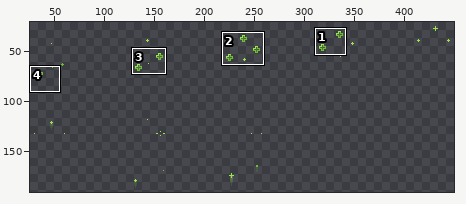
File history of a sprite sheet, sprites/particles/heal.png. The first picture is a wide view before the edit; the outline marks the close-up.
Close-up. As it was:
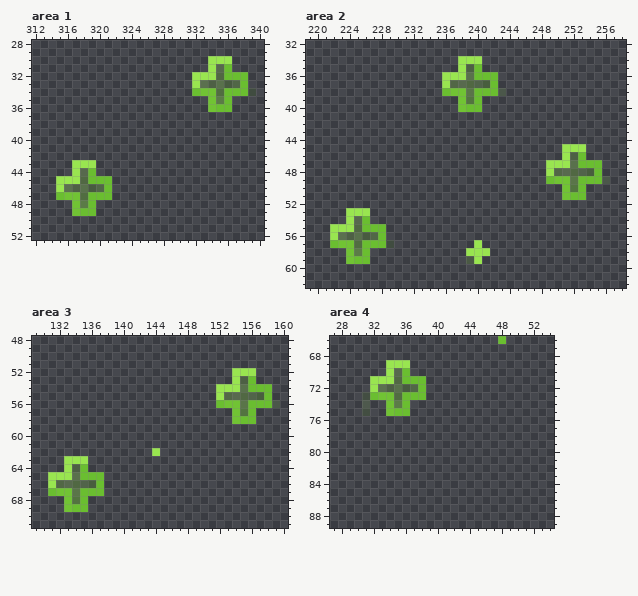
The file is 480x192 pixels. Pixels under 10% opacity are left out. Colours within 5 levels of each other are drawn and written as one. Shown: area 1: x 312..340, y 28..52; area 2: x 219..258, y 32..62; area 3: x 129..160, y 48..71; area 4: x 27..54, y 66..89. The wide view leaves out empty margins.
The same view after the edit:
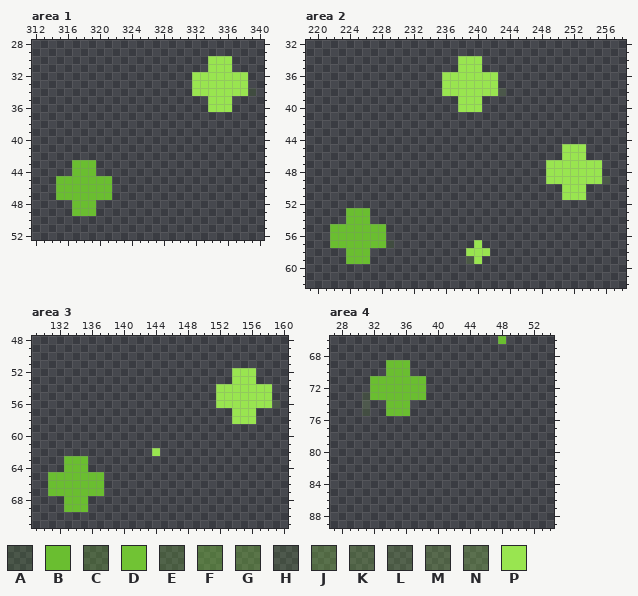
Palette (. is transparent): A #6abe3020  B #6abe30  C #70c33441  D #71c334  E #7acb3b37  F #7bcc3c63  G #82d24053  H #86d5431e  J #8ad94648  K #90dd4a39  L #99e5502c  M #99e55037  N #99e55041  P #99e550
Diff:
--- area 1
@@ x 330..340 @@
 30 ....PPP....
-31 ....PKB....
-32 ..PPPJBBB..
-33 ..PNMJECB..
-34 ..BDDGBBBA.
-35 ....DFB....
-36 ....DBB....
+31 ....PPP....
+32 ..PPPPPPP..
+33 ..PPPPPPP..
+34 ..PPPPPPPA.
+35 ....PPP....
+36 ....PPP....
 37 ...........
@@ x 313..322 @@
 42 ..........
-43 ....PPP...
-44 ....PKB...
-45 ..PPPJBBB.
-46 ..PNMJECB.
-47 ..BDDGBBB.
-48 ....DFB...
-49 ....DBB...
+43 ....BBB...
+44 ....BBB...
+45 ..BBBBBBB.
+46 ..BBBBBBB.
+47 ..BBBBBBB.
+48 ....BBB...
+49 ....BBB...
 50 ..........
--- area 2
@@ x 234..244 @@
 34 ....PPP....
-35 ....PKB....
-36 ..PPPJBBB..
-37 ..PNMJECB..
-38 ..BDDGBBBA.
-39 ....DFB....
-40 ....DBB....
+35 ....PPP....
+36 ..PPPPPPP..
+37 ..PPPPPPP..
+38 ..PPPPPPPA.
+39 ....PPP....
+40 ....PPP....
 41 ...........
@@ x 219..258 @@
 45 ................................PPP.....
-46 ................................PKB.....
-47 ..............................PPPJBBB...
-48 ..............................PNMJECB...
-49 ..............................BDDGBBBA..
-50 ................................DFB.....
-51 ................................DBB.....
+46 ................................PPP.....
+47 ..............................PPPPPPP...
+48 ..............................PPPPPPP...
+49 ..............................PPPPPPPA..
+50 ................................PPP.....
+51 ................................PPP.....
 52 ........................................
-53 .....PPP................................
-54 .....PKB................................
-55 ...PPPJBBB..............................
-56 ...PNMJECB..............................
-57 ...BDDGBBBA..........P..................
-58 .....DFB............PPP.................
-59 .....DBB............LP..................
+53 .....BBB................................
+54 .....BBB................................
+55 ...BBBBBBB..............................
+56 ...BBBBBBB..............................
+57 ...BBBBBBBA..........P..................
+58 .....BBB............PPP.................
+59 .....BBB............LP..................
 60 ........................................
--- area 3
@@ x 150..160 @@
 52 ....PPP....
-53 ....PKB....
-54 ..PPPJBBB..
-55 ..PNMJECB..
-56 ..BDDGBBBA.
-57 ....DFB....
-58 ....DBB....
+53 ....PPP....
+54 ..PPPPPPP..
+55 ..PPPPPPP..
+56 ..PPPPPPPA.
+57 ....PPP....
+58 ....PPP....
 59 ...........
@@ x 129..138 @@
 62 ..........
-63 ....PPP...
-64 ....PKB...
-65 ..PPPJBBB.
-66 ..PNMJECB.
-67 ..BDDGBBB.
-68 ....DFB...
-69 ....DBB...
+63 ....BBB...
+64 ....BBB...
+65 ..BBBBBBB.
+66 ..BBBBBBB.
+67 ..BBBBBBB.
+68 ....BBB...
+69 ....BBB...
 70 ..........
--- area 4
@@ x 30..39 @@
 68 ..........
-69 ....PPP...
-70 ....PKB...
-71 ..PPPJBBB.
-72 ..PNMJECB.
-73 .HBDDGBBB.
-74 .H..DFB...
-75 .H..DBB...
+69 ....BBB...
+70 ....BBB...
+71 ..BBBBBBB.
+72 ..BBBBBBB.
+73 .HBBBBBBB.
+74 .H..BBB...
+75 .H..BBB...
 76 ..........
